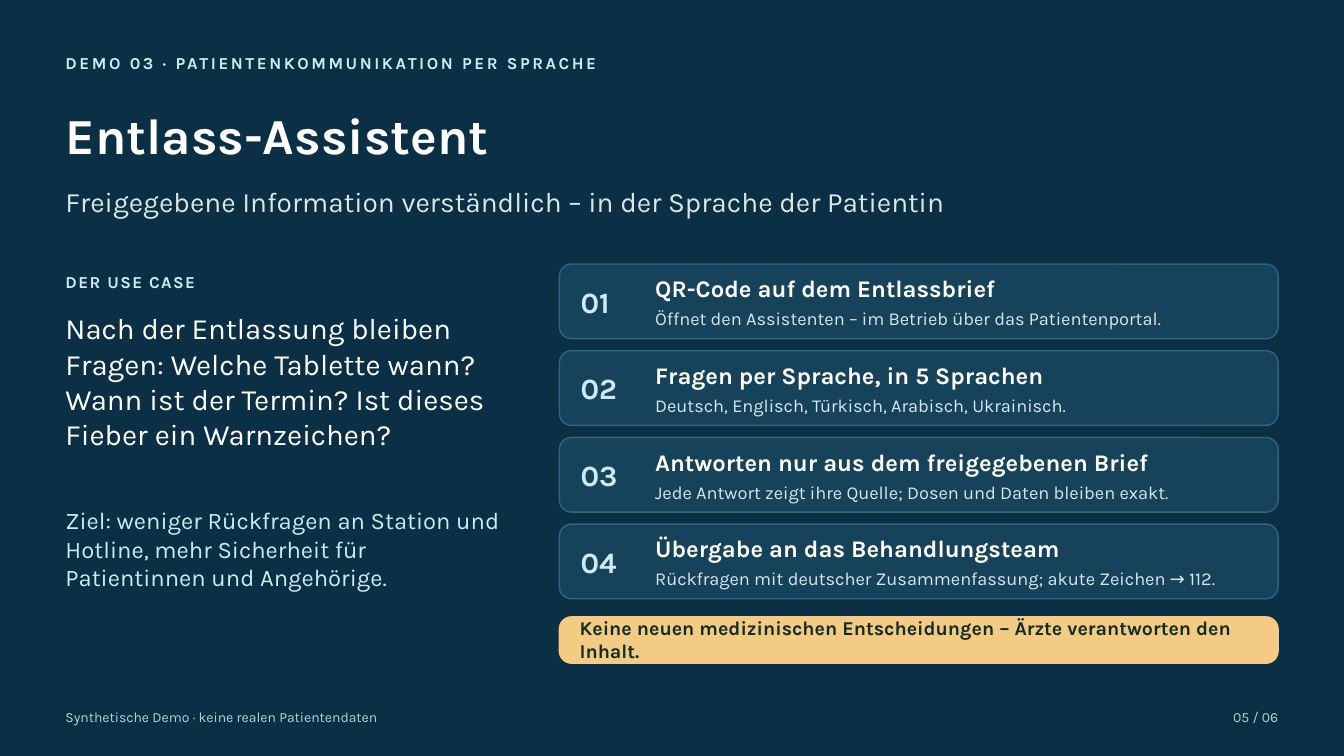
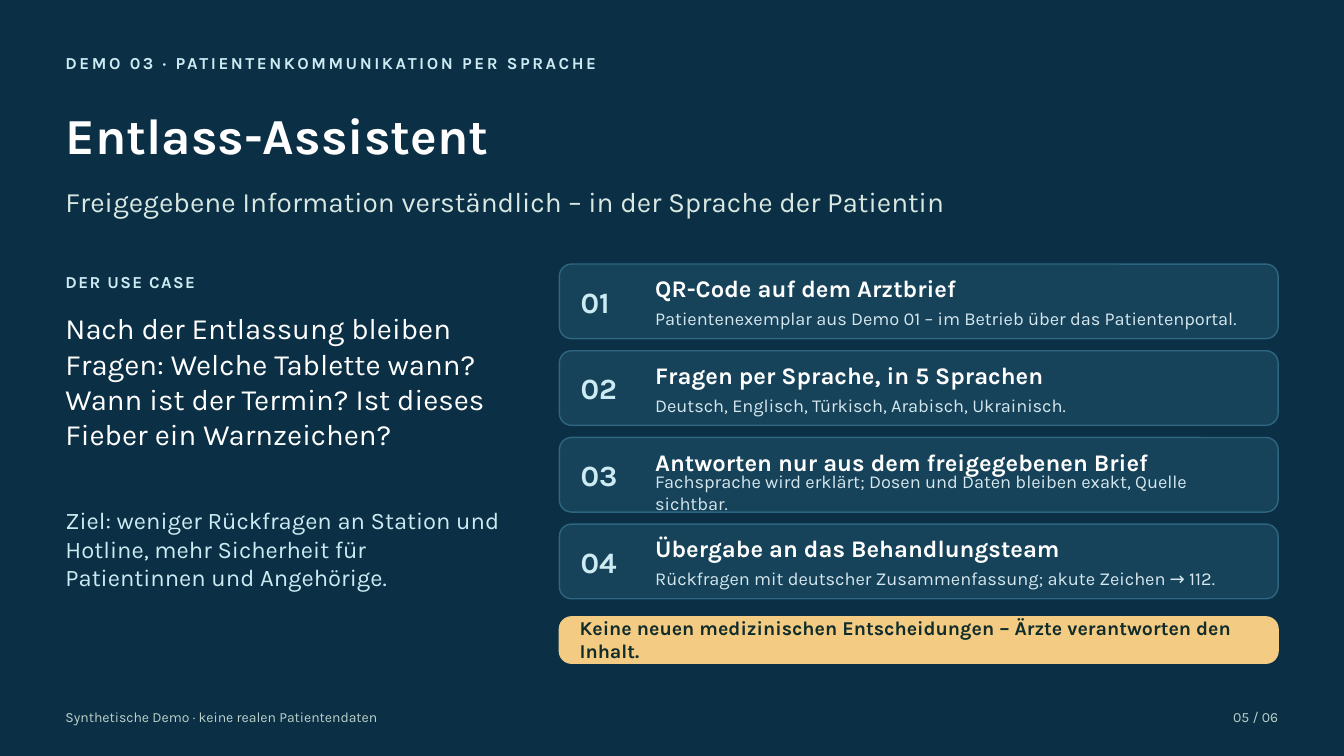
Before and after one commit to beyondelastic/healthcare-agent-demos, a slide deck: slide 5 of docs/slides/Healthcare-Agent-Demos-DE.pptx. Drawn at 1344x756 pixels with LibreOffice and Linux fonts; fonts in the diff are those of the drawing. Boxes give left, top, right and bottom in pixels: in the first picture for what was removed or moved away, otherwise in the second. Text is boxed around its words. In the diff, an @@ line names an element or a change of style, - is before the commit and + after.

```diff
--- a/docs/slides/Healthcare-Agent-Demos-DE.pptx
+++ b/docs/slides/Healthcare-Agent-Demos-DE.pptx
@@ text at box(655, 280, 956, 302): text changed @@
-QR-Code auf dem Entlassbrief
+QR-Code auf dem Arztbrief
@@ text at box(655, 312, 1237, 330): text changed @@
-Öffnet den Assistenten – im Betrieb über das Patientenportal.
+Patientenexemplar aus Demo 01 – im Betrieb über das Patientenportal.
@@ text at box(655, 471, 1187, 510): text changed @@
-Jede Antwort zeigt ihre Quelle; Dosen und Daten bleiben exakt.
+Fachsprache wird erklärt; Dosen und Daten bleiben exakt, Quelle sichtbar.
```
Also in this commit, not shown: 2 slides added, 2 slides removed.
